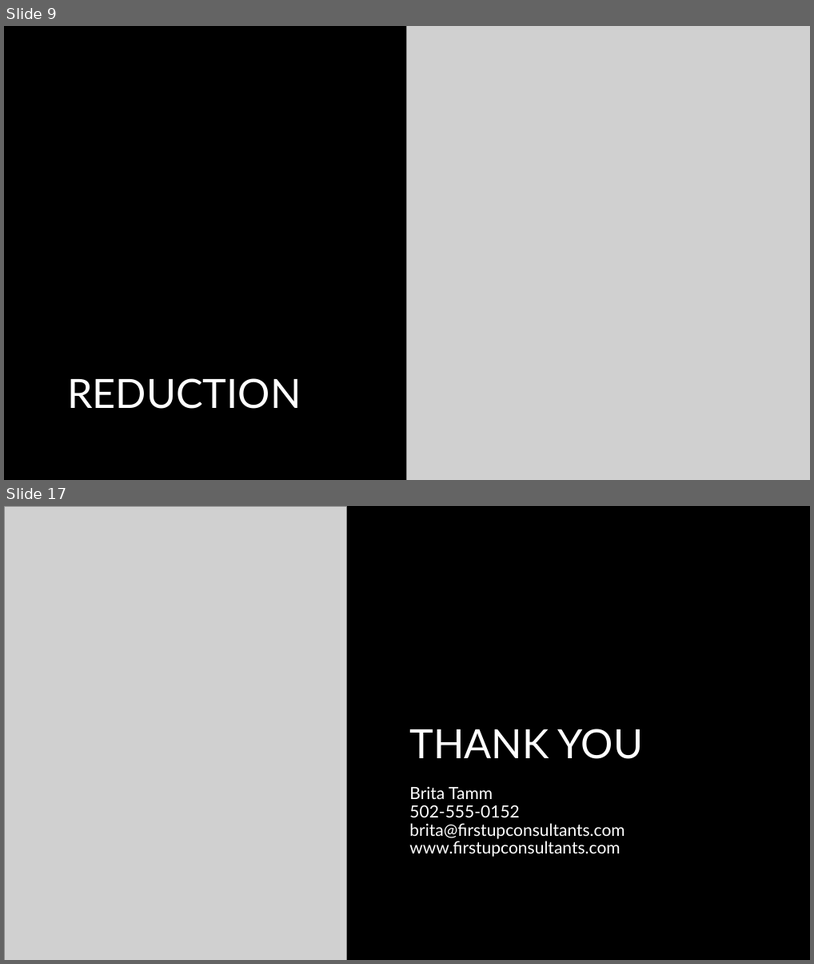
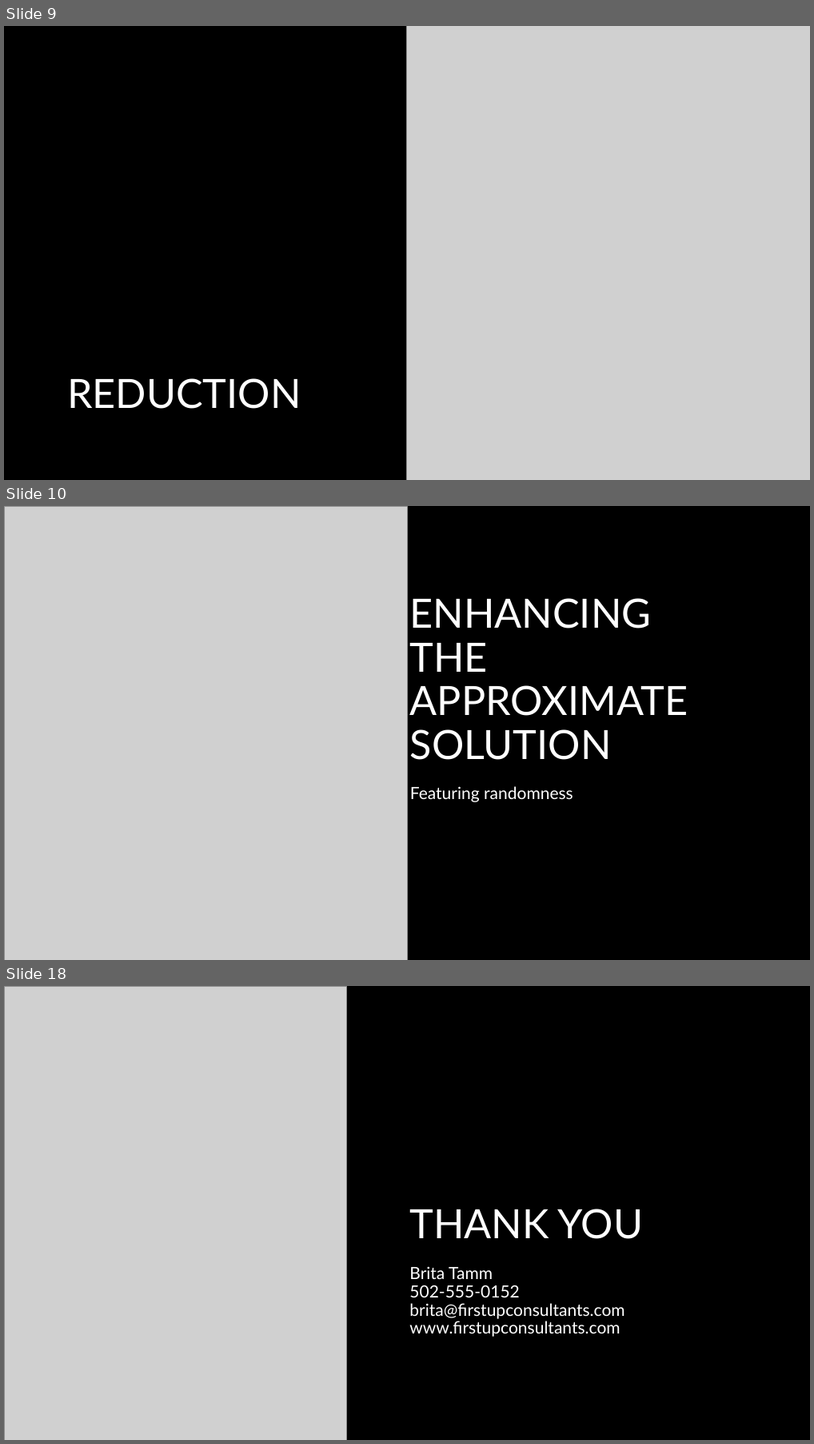
Before and after one commit to PictureOfGray/CS412-Team-NAME, a slide deck: presentations/TeamNAMETSP.pptx. Shown one above the other, each under a label of ours: slides 9 and 17 before the commit, slides 9, 10 and 18 after it; the slides between them are not shown. The pictures are 814x964 and 814x1444 pixels, drawn with LibreOffice and Linux fonts; fonts in the diff are those of the drawing; grey boxes stand for pictures; background and template pictures are left out. Boxes give left, top, right and bottom in pixels: in the first picture for what was removed or moved away, otherwise in the second. Text is boxed around its words. In the diff, an @@ line names an element or a change of style, - is before the commit and + after.

```diff
--- a/presentations/TeamNAMETSP.pptx
+++ b/presentations/TeamNAMETSP.pptx
@@ slide 10 added at [4, 506, 810, 960], background #000000 @@
@@ picture added at [4, 506, 407, 960] @@
@@ title added at [410, 598, 689, 760], 48 pt, text #FFFFFF @@
+ENHANCING THE APPROXIMATE SOLUTION
@@ text added at [410, 786, 574, 802], 20 pt, text #FFFFFF @@
+Featuring randomness
@@ what was slide 17 is now slide 18 @@
```
Also in this commit, not shown: 3 slides changed, 7 other slides added, 7 slides removed, 2 other files.
